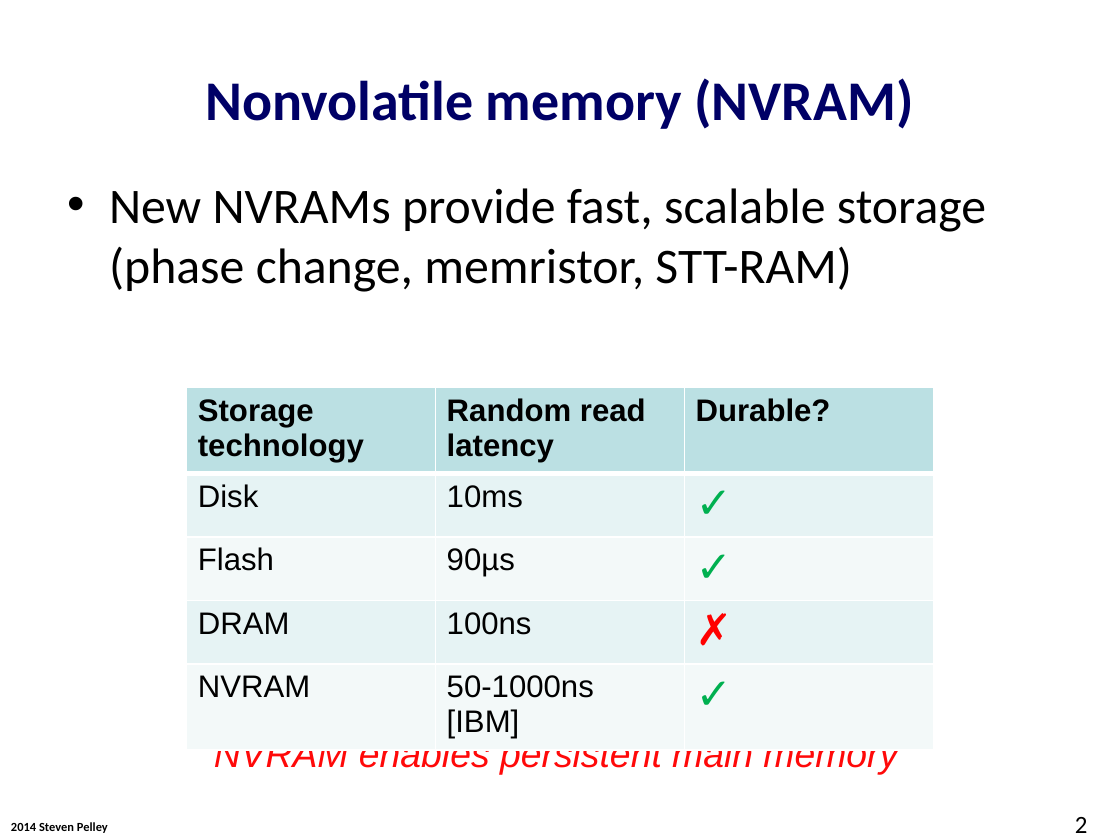
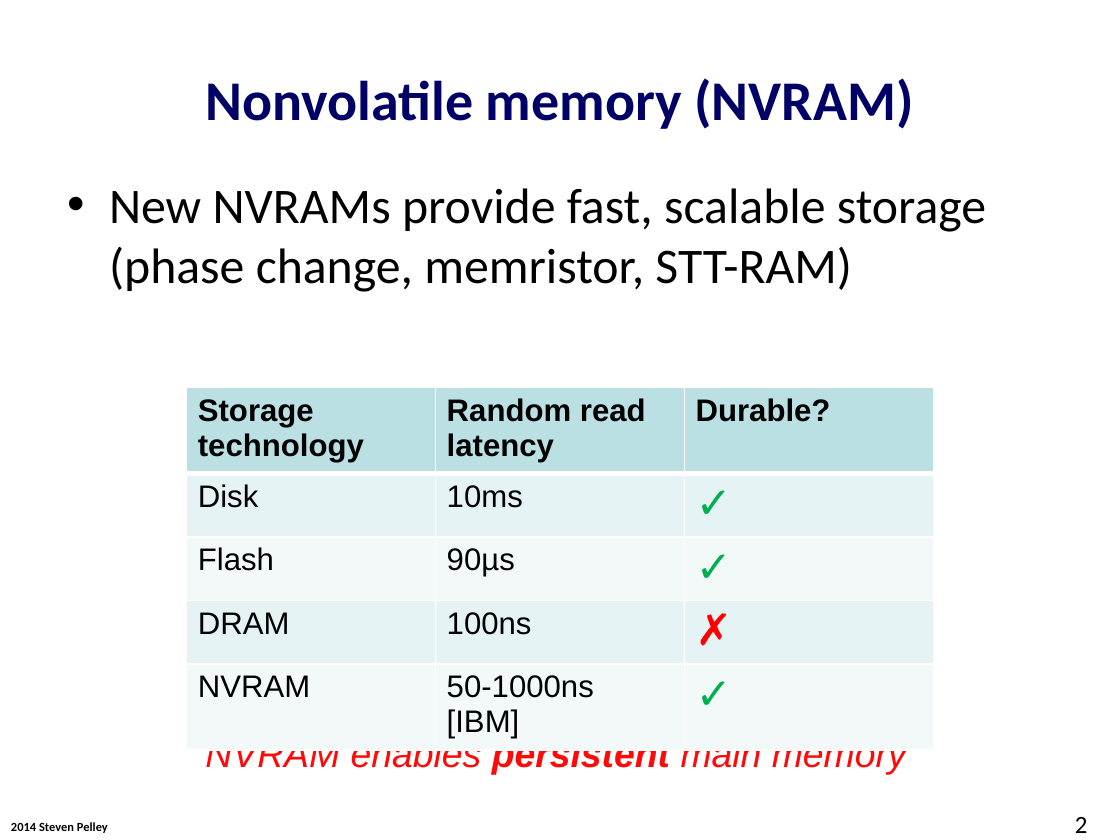
Before and after one commit to Abulila/dissertation, a slide deck: slide 2 of proposal/NVMW.pptx. Drawn at 1120x840 pixels with LibreOffice and Linux fonts; fonts in the diff are those of the drawing; background and template pictures are left out. Boxes give left, top, right and bottom in pixels: in the first picture for what was removed or moved away, otherwise in the second. Text is boxed around its words. In the diff, an @@ line names an element or a change of style, - is before the commit and + after.

```diff
--- a/proposal/NVMW.pptx
+++ b/proposal/NVMW.pptx
@@ text "NVRAM enables persistent main memory": place and size @@
-text "NVRAM enables persistent main memory" at <box>214,738,898,775</box>
+text "NVRAM enables persistent main memory" at <box>205,738,907,775</box>
@@ text "NVRAM enables persistent main memory" at <box>205,738,907,775</box>: bold on in "persistent" @@
```
Also in this commit, not shown: 10 other slides changed, 2 slides added.
